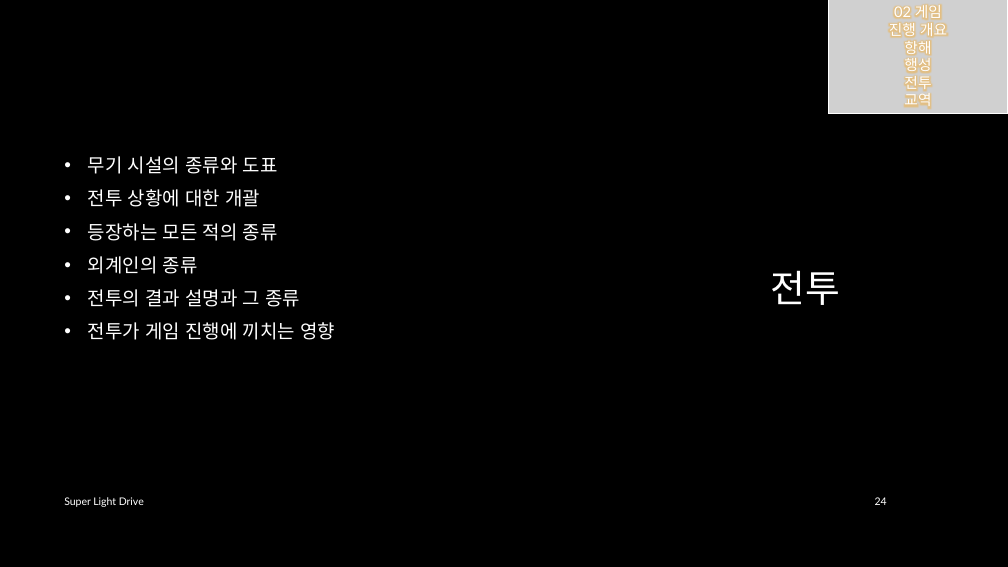
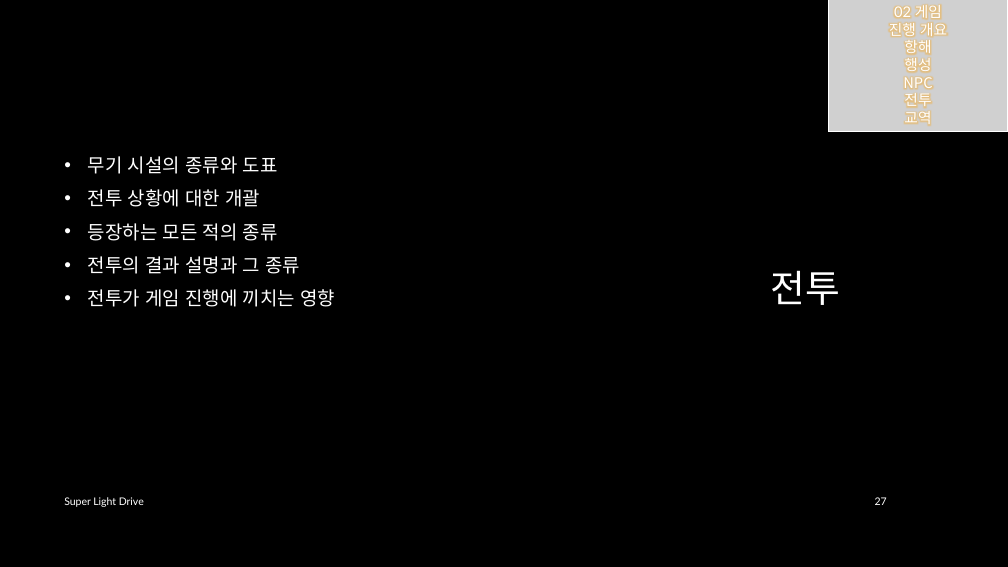
Before and after one commit to iconstudio/2017-Platformer, a slide deck: slide 27 of slides/SuperLightDrive_20171228.pptx (slide 24 before the commit). Drawn at 1008x567 pixels with LibreOffice and Linux fonts; fonts in the diff are those of the drawing; grey boxes stand for pictures; background and template pictures are left out. Boxes give left, top, right and bottom in pixels: in the first picture for what was removed or moved away, otherwise in the second. Text is boxed around its words. In the diff, an @@ line names an element or a change of style, - is before the commit and + after.

```diff
--- a/slides/SuperLightDrive_20171228.pptx
+++ b/slides/SuperLightDrive_20171228.pptx
@@ picture "02 게임": place and size @@
-picture "02 게임" at [829,0,1007,113]
+picture "02 게임" at [829,0,1007,132]
@@ text in picture at [903,77,932,89]: paragraph added @@
+NPC
@@ text at [88,256,198,274]: paragraph removed @@
-• 외계인의 종류
@@ page number at [875,497,887,505]: text changed @@
-24
+27
```
Also in this commit, not shown: 14 other slides changed, 3 slides added, 1 other file.
